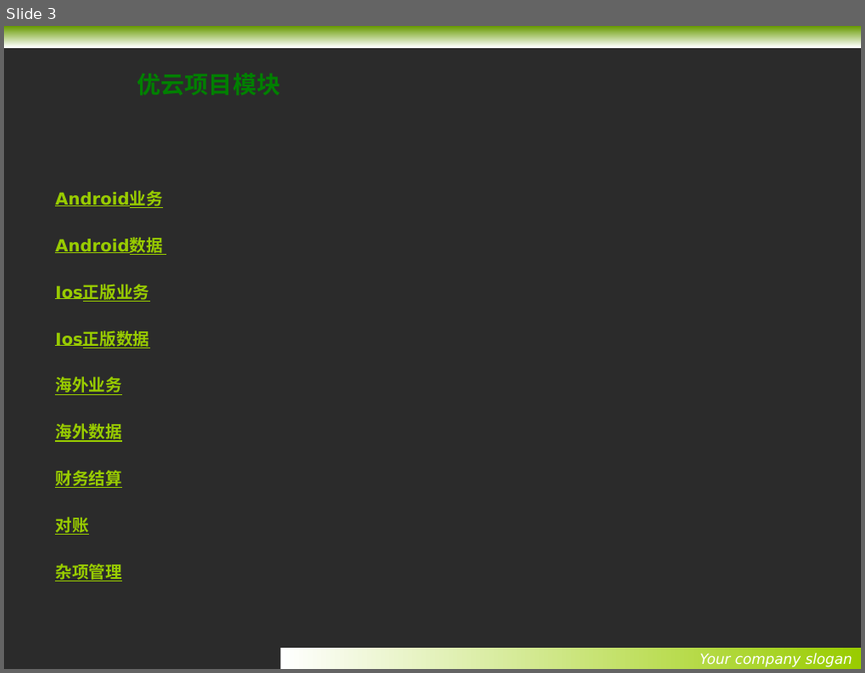
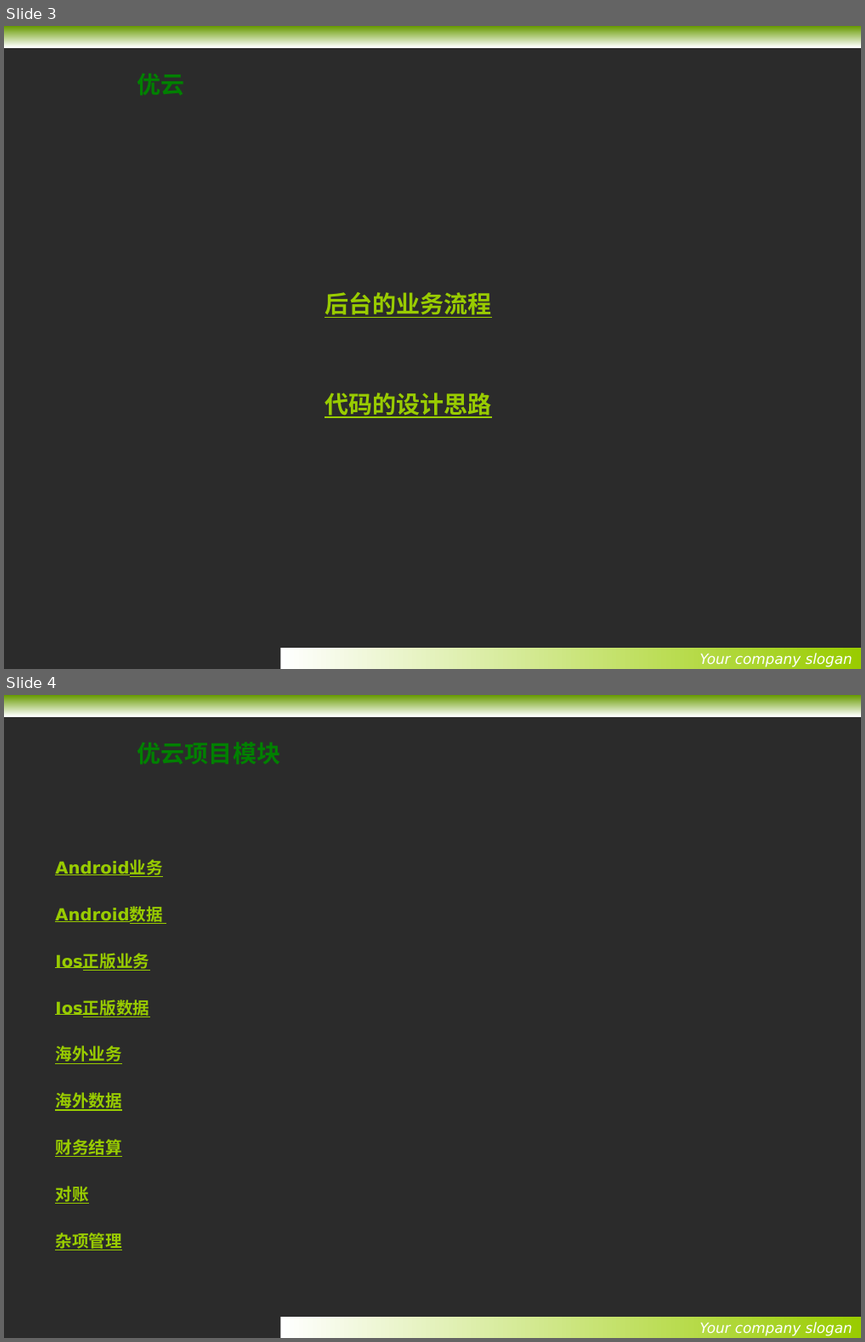
Before and after one commit to wangxiqunlucky/x-mind, a slide deck: youyun/优云项目讲解内容-最终正式版.pptx. Shown one above the other, each under a label of ours: slide 3 before the commit, slides 3 and 4 after it. The pictures are 865x673 and 865x1342 pixels, drawn with LibreOffice and Linux fonts; fonts in the diff are those of the drawing; background and template pictures are left out; a plain dark background stands for a picture behind light text. Boxes give left, top, right and bottom in pixels: in the first picture for what was removed or moved away, otherwise in the second. Text is boxed around its words. In the diff, an @@ line names an element or a change of style, - is before the commit and + after.

```diff
--- a/youyun/优云项目讲解内容-最终正式版.pptx
+++ b/youyun/优云项目讲解内容-最终正式版.pptx
@@ slide 3 added at [4,26,861,669], background picture (left out); not listed: 2 template elements that a slide beside it also shows @@
@@ title added at [129,52,770,131], 20 pt, text #008000, bold @@
+优云
@@ text added at [324,292,491,418], 20 pt, text #99CC00, bold, underline @@
+后台的业务流程
+代码的设计思路
@@ what was slide 3 is now slide 4 @@
```
Also in this commit, not shown: 7 slides changed, 5 other slides added, 5 other files.
